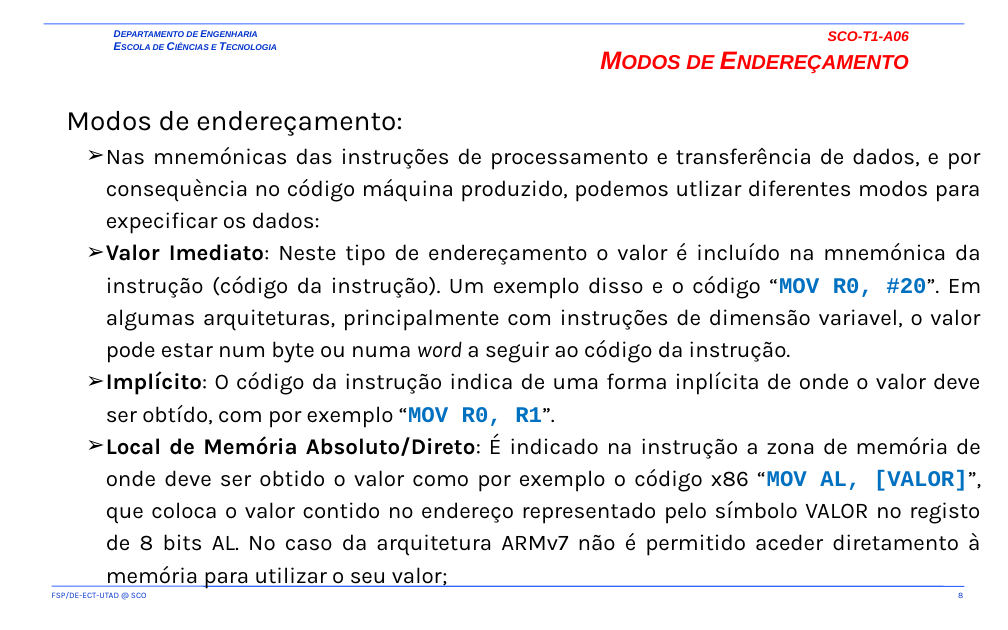
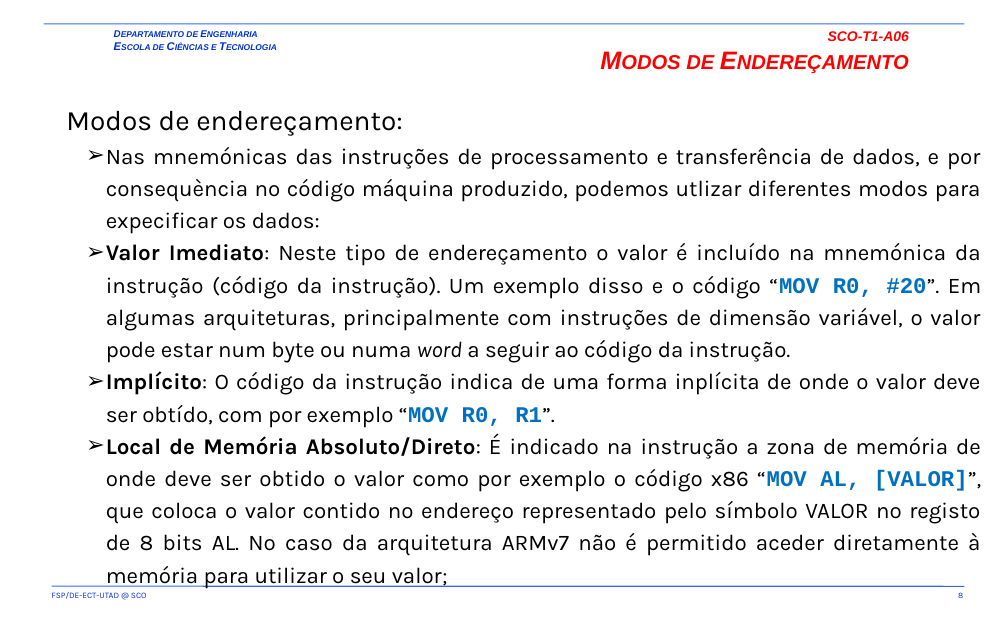
Before and after one commit to fsp864/UTAD-SCO, a slide deck: slide 8 of aulas/t/old/SCO-T1-A05-A06.pptx. Drawn at 1008x630 pixels with LibreOffice and Linux fonts; fonts in the diff are those of the drawing; background and template pictures are left out. Boxes give left, top, right and bottom in pixels: in the first picture for what was removed or moved away, otherwise in the second. Text is boxed around its words. In the diff, an @@ line names an element or a change of style, - is before the commit and + after.

```diff
--- a/aulas/t/old/SCO-T1-A05-A06.pptx
+++ b/aulas/t/old/SCO-T1-A05-A06.pptx
@@ text at [106,243,982,363]: text changed @@
-  ➢ Valor Imediato: Neste tipo de endereçamento o valor é incluído na mnemónica da instrução (código da instrução). Um exemplo disso e o código “MOV R0, #20”. Em algumas arquiteturas, principalmente com instruções de dimensão variavel, o valor pode estar num byte ou numa word a seguir ao código da instrução.
+  ➢ Valor Imediato: Neste tipo de endereçamento o valor é incluído na mnemónica da instrução (código da instrução). Um exemplo disso e o código “MOV R0, #20”. Em algumas arquiteturas, principalmente com instruções de dimensão variável, o valor pode estar num byte ou numa word a seguir ao código da instrução.
@@ text at [106,433,981,589]: text changed @@
-  ➢ Local de Memória Absoluto/Direto: É indicado na instrução a zona de memória de onde deve ser obtido o valor como por exemplo o código x86 “MOV AL, [VALOR]”, que coloca o valor contido no endereço representado pelo símbolo VALOR no registo de 8 bits AL. No caso da arquitetura ARMv7 não é permitido aceder diretamento à memória para utilizar o seu valor;
+  ➢ Local de Memória Absoluto/Direto: É indicado na instrução a zona de memória de onde deve ser obtido o valor como por exemplo o código x86 “MOV AL, [VALOR]”, que coloca o valor contido no endereço representado pelo símbolo VALOR no registo de 8 bits AL. No caso da arquitetura ARMv7 não é permitido aceder diretamente à memória para utilizar o seu valor;
```
Also in this commit, not shown: 7 other slides changed.
